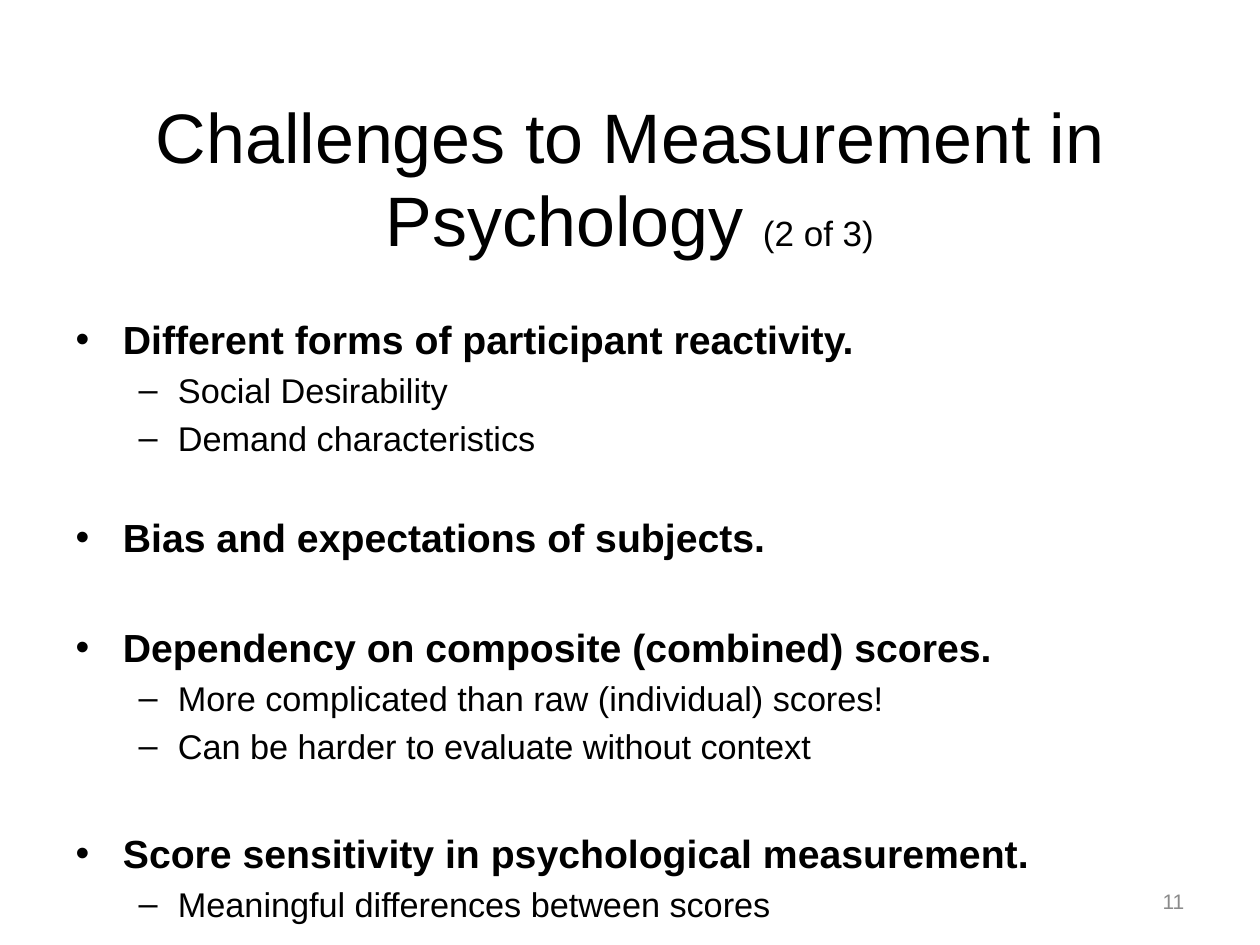
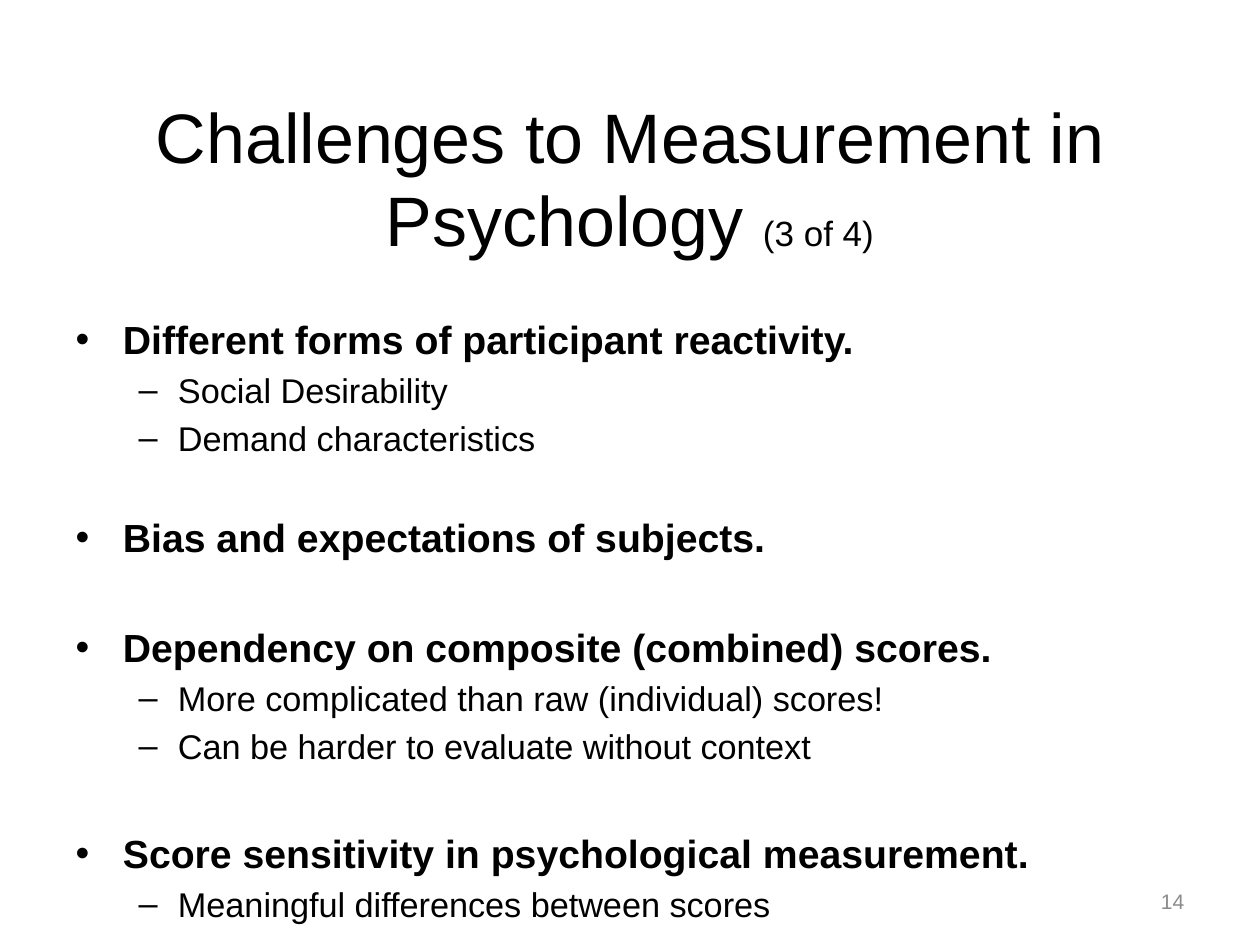
Before and after one commit to npm27/Teaching-Materials, a slide deck: slide 14 of Tests and Eval/Fall 25/Slides/1 Chapter 1.pptx (slide 11 before the commit). Drawn at 1260x945 pixels with LibreOffice and Linux fonts; fonts in the diff are those of the drawing. Boxes give left, top, right and bottom in pixels: in the first picture for what was removed or moved away, otherwise in the second. Text is boxed around its words. In the diff, an @@ line names an element or a change of style, - is before the commit and + after.

```diff
--- a/Tests and Eval/Fall 25/Slides/1 Chapter 1.pptx
+++ b/Tests and Eval/Fall 25/Slides/1 Chapter 1.pptx
@@ title at <box>156,112,1104,260</box>: text changed @@
-Challenges to Measurement in Psychology (2 of 3)
+Challenges to Measurement in Psychology (3 of 4)
@@ page number at <box>1161,894,1184,909</box>: text changed @@
-11
+14
```
Also in this commit, not shown: 3 other slides changed, 3 slides added, 39 other files.
